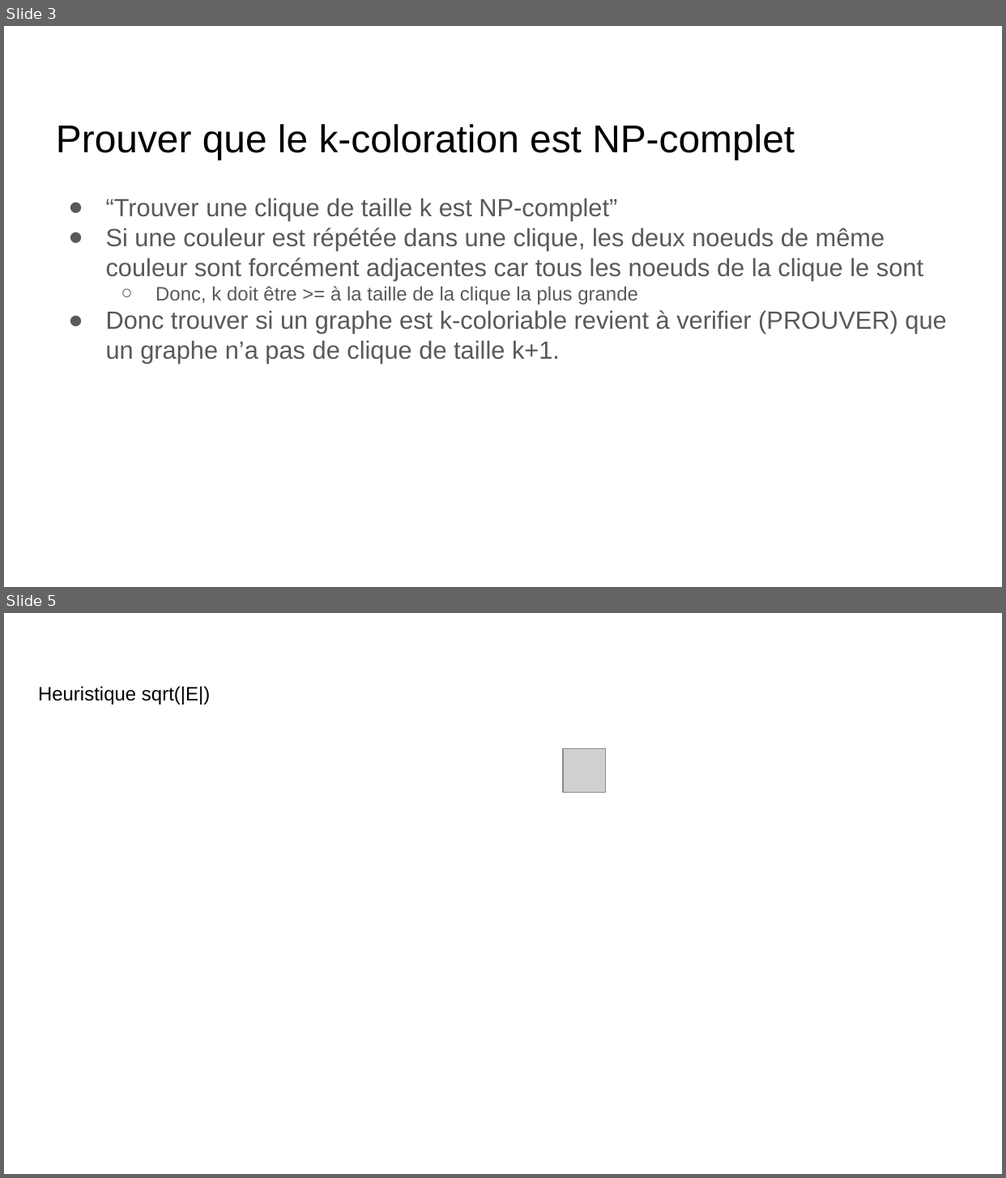
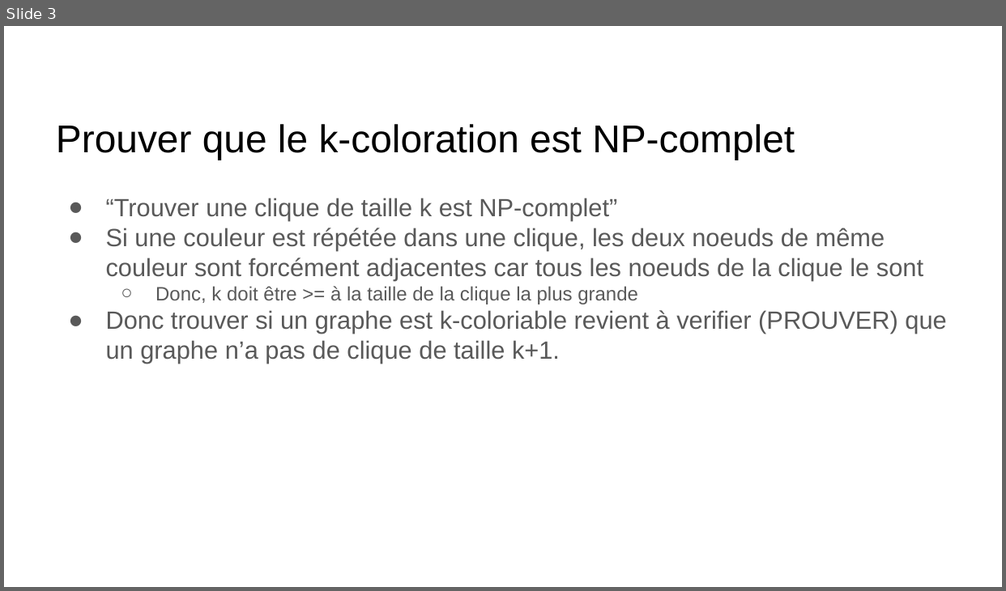
Before and after one commit to claudiosousa/hepia-projects-Math_S6_TP1, a slide deck: TP1 Math.odp. Shown one above the other, each under a label of ours: slides 3 and 5 before the commit, slide 3 after it; the slides between them are not shown. The pictures are 1006x1178 and 1006x591 pixels, drawn with LibreOffice and Linux fonts; fonts in the diff are those of the drawing; grey boxes stand for pictures. Boxes give left, top, right and bottom in pixels: in the first picture for what was removed or moved away, otherwise in the second. Text is boxed around its words. In the diff, an @@ line names an element or a change of style, - is before the commit and + after.

```diff
--- a/TP1 Math.odp
+++ b/TP1 Math.odp
@@ slide 5 removed at (x1=4, y1=613, x2=1002, y2=1174), background #FFFFFF @@
@@ title removed at (x1=38, y1=686, x2=210, y2=705) @@
-Heuristique sqrt(|E|)
@@ picture removed at (x1=563, y1=749, x2=606, y2=793) @@
```
Also in this commit, not shown: 2 slides changed.
